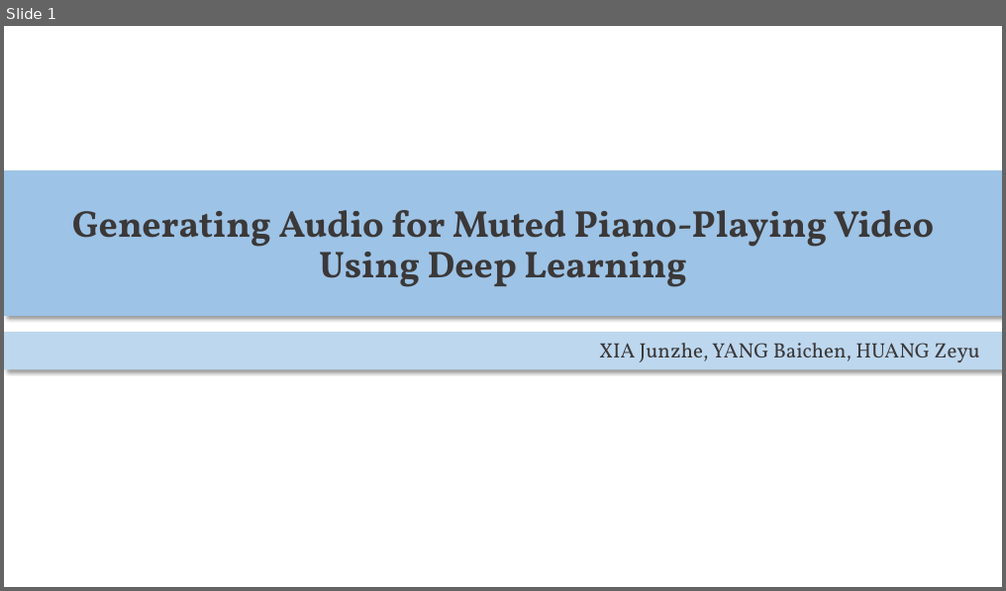
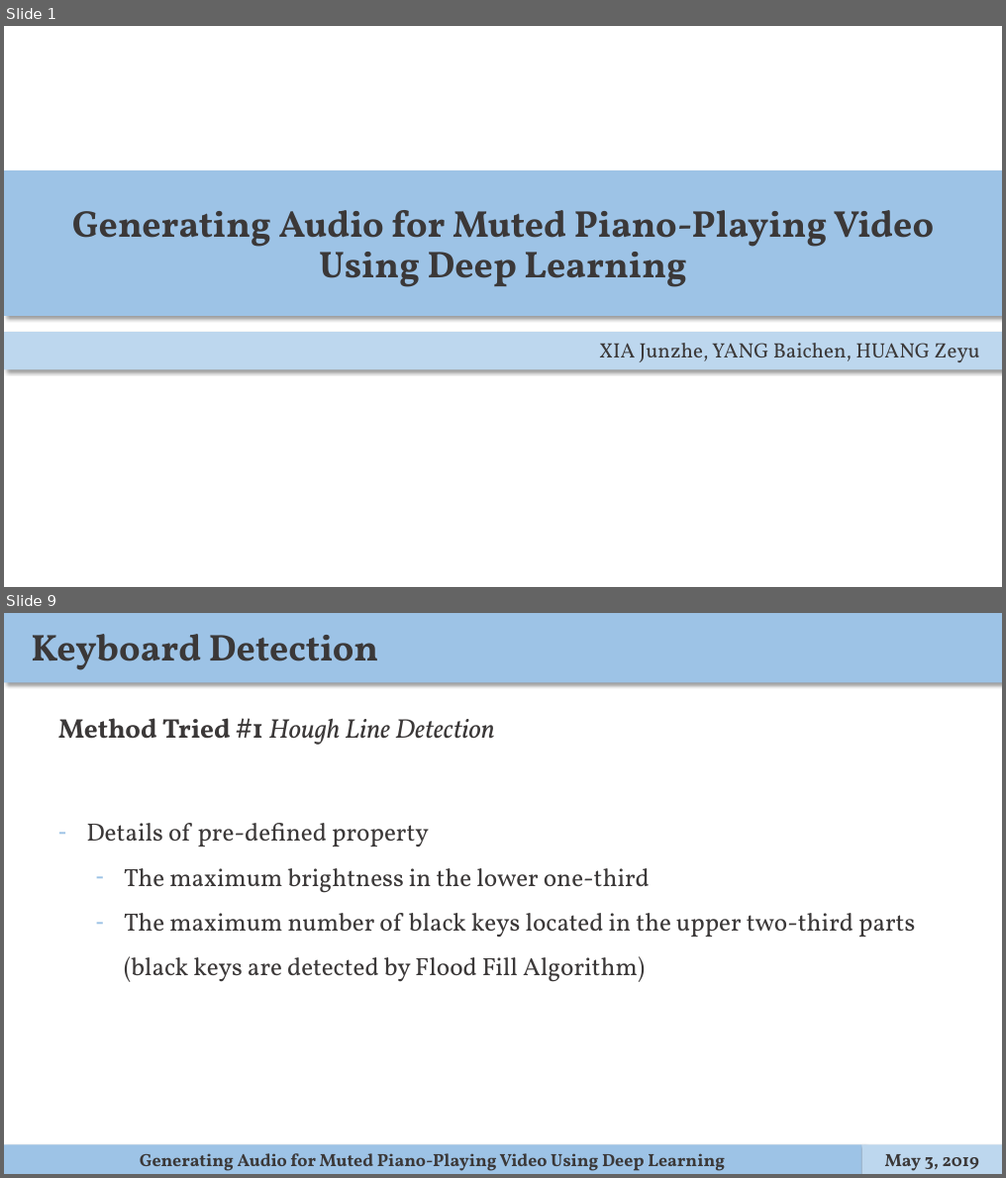
Before and after one commit to ppfish45/AI-Pianist, a slide deck: docs/presentation/slides.pptx. Shown one above the other, each under a label of ours: slide 1 before the commit, slides 1 and 9 after it; the slides between them are not shown. The pictures are 1006x591 and 1006x1178 pixels, drawn with LibreOffice and Linux fonts; fonts in the diff are those of the drawing. Boxes give left, top, right and bottom in pixels: in the first picture for what was removed or moved away, otherwise in the second. Text is boxed around its words. In the diff, an @@ line names an element or a change of style, - is before the commit and + after.

```diff
--- a/docs/presentation/slides.pptx
+++ b/docs/presentation/slides.pptx
@@ slide 9 added at box(4, 613, 1002, 1174), background #FFFFFF @@
@@ rectangle added at box(4, 613, 1002, 682), fill #9DC3E6 @@
@@ text added at box(31, 634, 378, 670), 36 pt, text #3B3838, bold @@
+Keyboard Detection
@@ text added at box(58, 718, 495, 745), 26 pt, text #3B3838, italic @@
+Method Tried #1 Hough Line Detection
@@ text added at box(86, 823, 915, 982), 24 pt, text #3B3838 @@
+– Details of pre-defined property
+  – The maximum brightness in the lower one-third
+  – The maximum number of black keys located in the upper two-third parts (black keys are detected by Flood Fill Algorithm)
@@ rectangle added at box(4, 1146, 862, 1174), fill #9DC3E6 @@
@@ rectangle added at box(862, 1146, 1002, 1174), fill #BDD7EE @@
@@ text added at box(140, 1154, 725, 1171), 17 pt, text #3B3838, bold @@
+Generating Audio for Muted Piano-Playing Video Using Deep Learning
@@ text added at box(885, 1155, 979, 1171), 17 pt, text #3B3838, bold @@
+May 3, 2019
```
Also in this commit, not shown: 2 slides changed, 18 other slides added.
